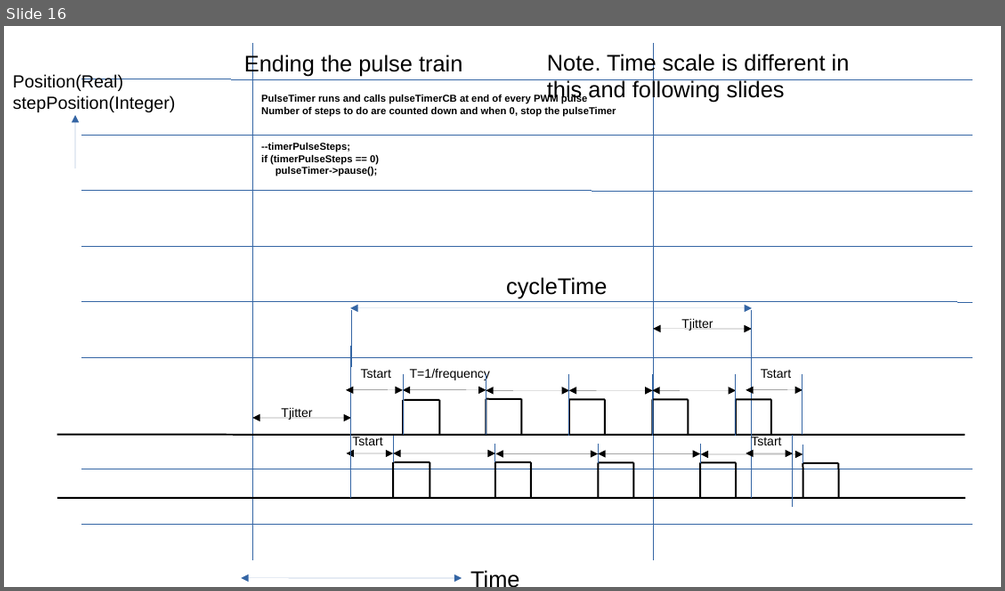
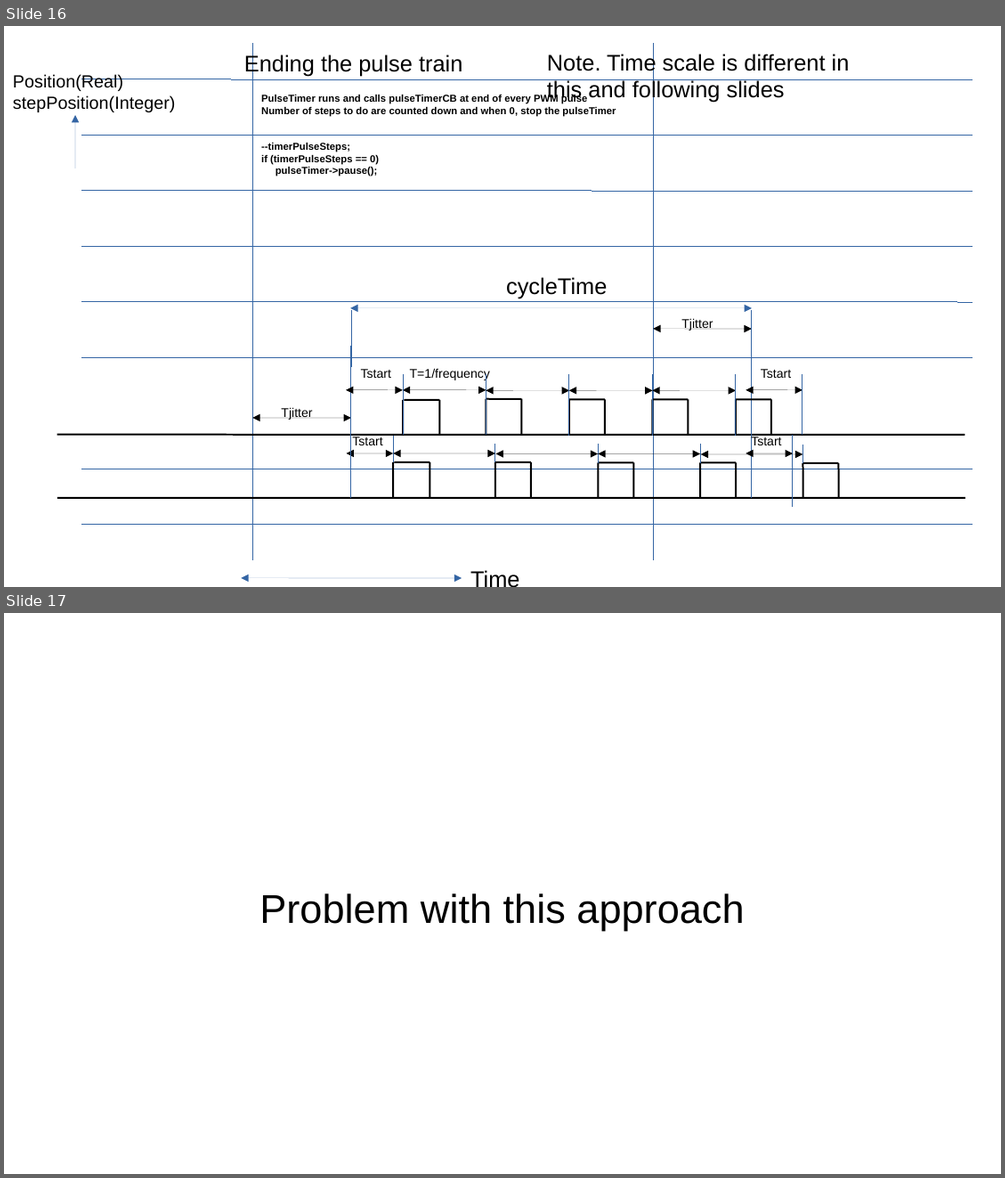
Before and after one commit to MetalMusings/MyOwnEtherCATDevice, a slide deck: Firmware/doc/Stepgen.odp. Shown one above the other, each under a label of ours: slide 16 before the commit, slides 16 and 17 after it. The pictures are 1005x591 and 1005x1178 pixels, drawn with LibreOffice and Linux fonts; fonts in the diff are those of the drawing. Boxes give left, top, right and bottom in pixels: in the first picture for what was removed or moved away, otherwise in the second. Text is boxed around its words. In the diff, an @@ line names an element or a change of style, - is before the commit and + after.

Commit message:
doc update on stepgen problem and solution

```diff
--- a/Firmware/doc/Stepgen.odp
+++ b/Firmware/doc/Stepgen.odp
@@ slide 17 added at bbox=[4, 613, 1001, 1174], background #FFFFFF @@
@@ subtitle added at bbox=[259, 893, 744, 930], 32 pt, text #000000 @@
+Problem with this approach
```
Also in this commit, not shown: 2 other slides added.
